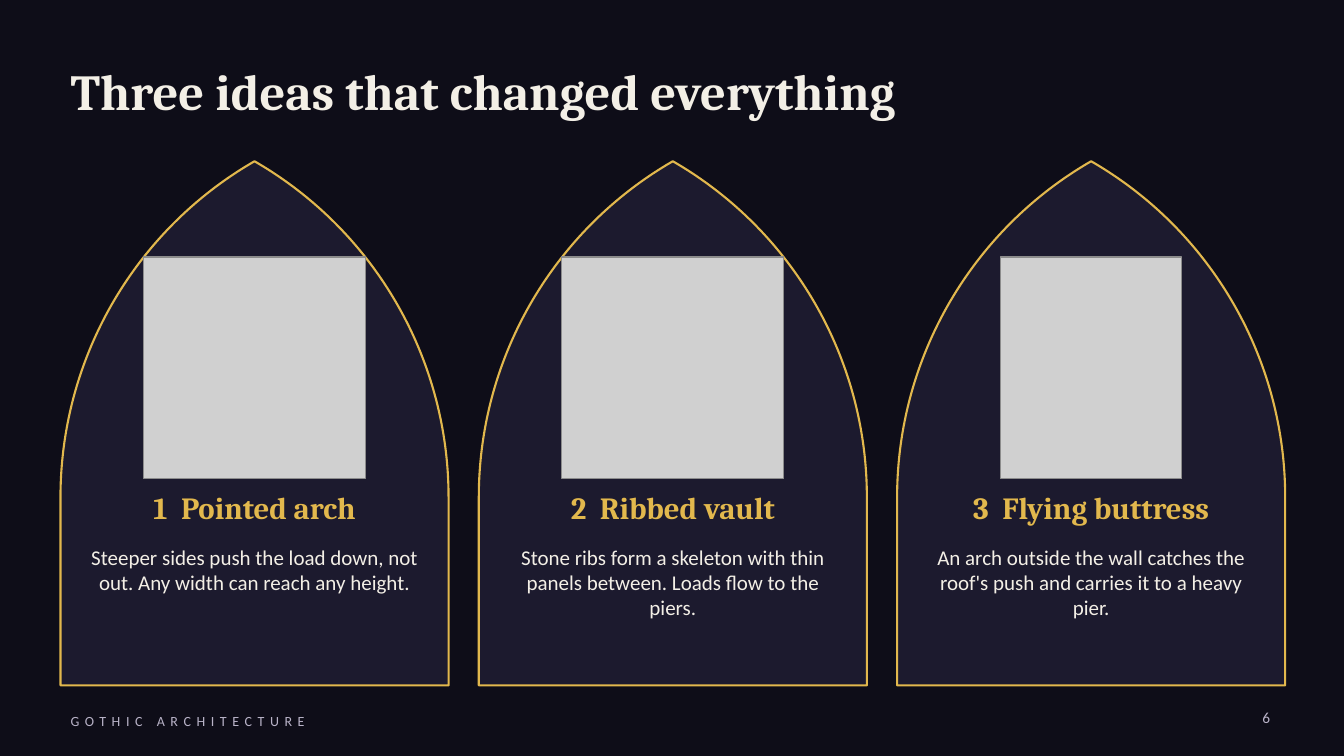
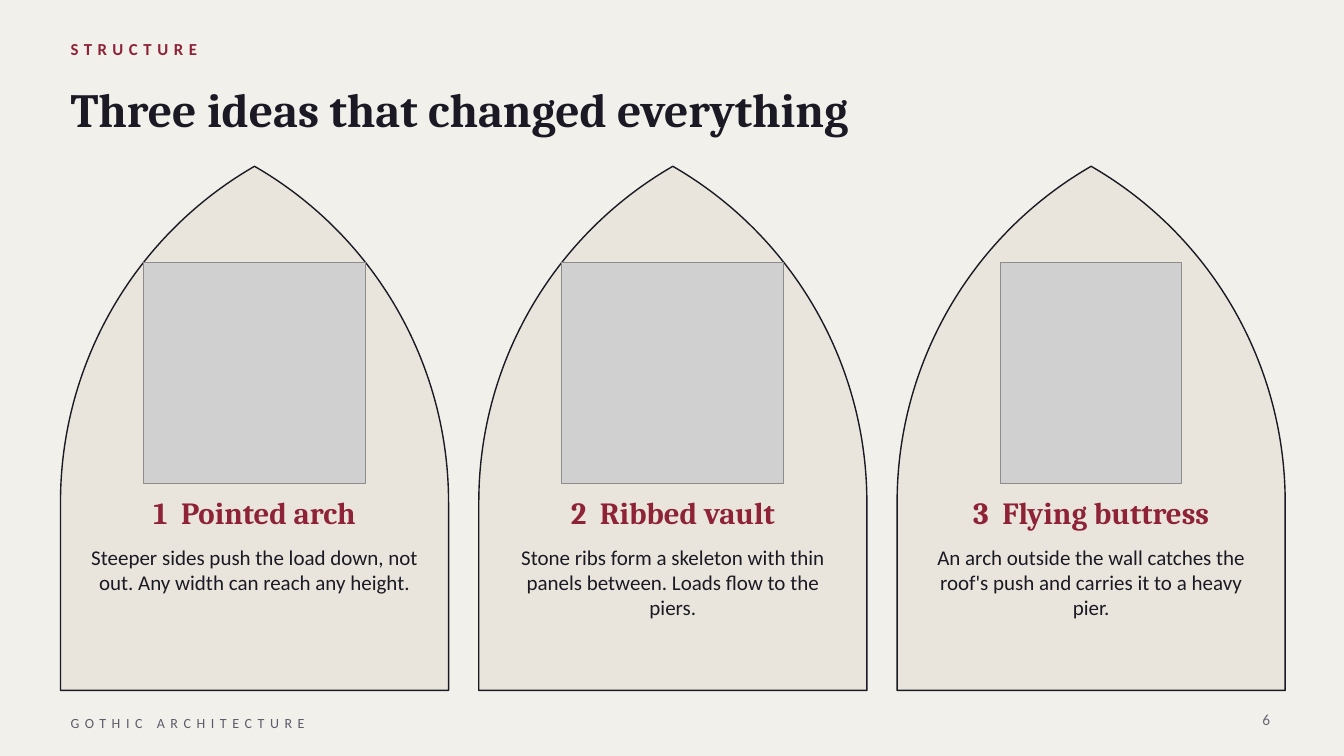
Before and after one commit to RostomKaroui/Claude, a slide deck: slide 6 of gothic-architecture/Gothic_Architecture.pptx. Drawn at 1344x756 pixels with LibreOffice and Linux fonts; fonts in the diff are those of the drawing; grey boxes stand for pictures; background and template pictures are left out. Boxes give left, top, right and bottom in pixels: in the first picture for what was removed or moved away, otherwise in the second. Text is boxed around its words. In the diff, an @@ line names an element or a change of style, - is before the commit and + after.

```diff
--- a/gothic-architecture/Gothic_Architecture.pptx
+++ b/gothic-architecture/Gothic_Architecture.pptx
@@ background picture (left out) to #F2F0EB @@
@@ text added at (71, 44, 198, 55), 12 pt, text #8E2236, bold @@
+STRUCTURE
@@ title "Three ideas that changed everything": place and size @@
-title "Three ideas that changed everything" at (71, 75, 895, 121)
+title "Three ideas that changed everything" at (71, 94, 848, 138)
@@ title "Three ideas that changed everything" at (71, 94, 848, 138): size 36 to 34 pt, text colour #F3EFE6 to #1B1A24 @@
@@ 3 pictures, 3 freeform shapes: place and size @@
-3 pictures, 3 freeform shapes at (60, 161, 1286, 686)
+3 pictures, 3 freeform shapes at (60, 166, 1286, 691)
@@ fill #1C1A2E to #E9E5DC; outline #E2B84D 1.5 pt to #1B1A24 1 pt in 3 elements at (60, 166, 449, 691), (479, 166, 867, 691), (897, 166, 1286, 691) @@
@@ text colour #E2B84D to #8E2236 in 3 elements at (153, 502, 356, 524), (571, 502, 775, 524), (973, 502, 1209, 531) @@
@@ text colour #F3EFE6 to #1B1A24 in 3 elements at (91, 550, 417, 594), (521, 550, 824, 619), (937, 550, 1244, 619) @@
@@ text "GOTHIC ARCHITECTURE" at (71, 719, 143, 728): text colour #B9B3C8 to #5F5B6B @@
@@ page number at (1262, 714, 1270, 725): text colour #B9B3C8 to #6B6877 @@
```
Also in this commit, not shown: 13 other slides changed, 2 other files.
